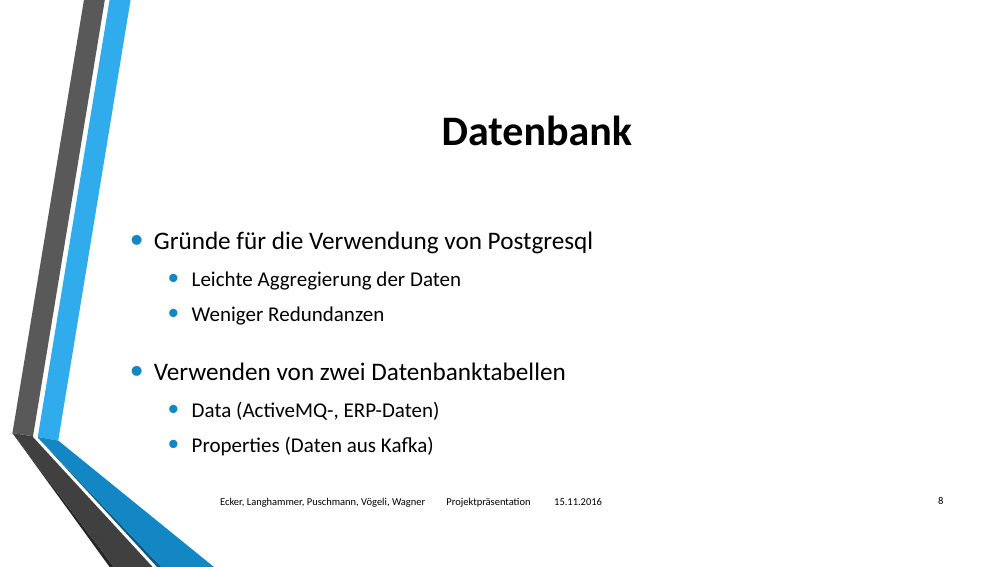
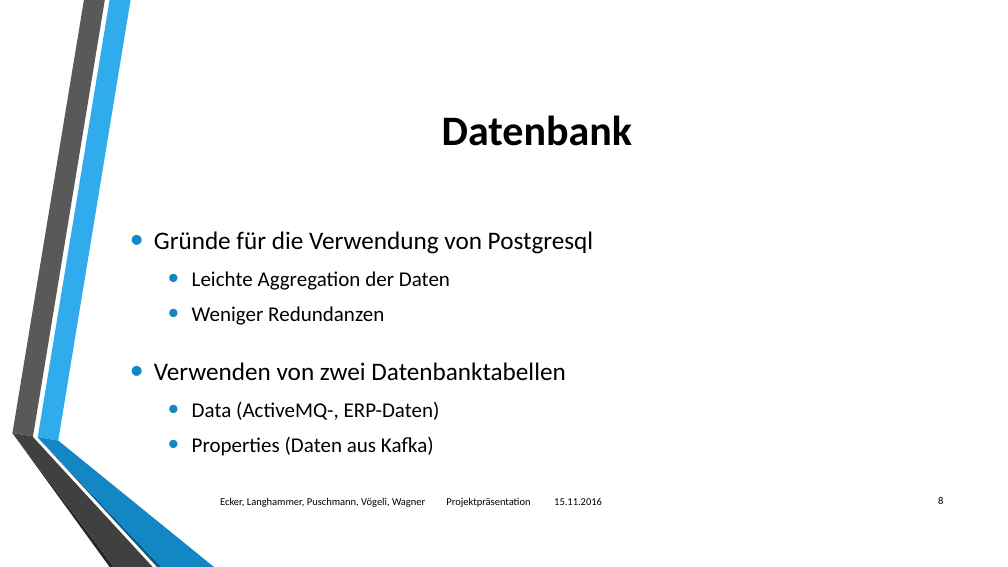
Before and after one commit to philipwagner1994/ProjectDHBW, a slide deck: slide 8 of Documentation/Projektpräsentationabschluss.pptx. Drawn at 1008x567 pixels with LibreOffice and Linux fonts; fonts in the diff are those of the drawing; background and template pictures are left out. Boxes give left, top, right and bottom in pixels: in the first picture for what was removed or moved away, otherwise in the second. Text is boxed around its words. In the diff, an @@ line names an element or a change of style, - is before the commit and + after.

```diff
--- a/Documentation/Projektpräsentationabschluss.pptx
+++ b/Documentation/Projektpräsentationabschluss.pptx
@@ text at <box>192,271,450,290</box>: text changed @@
-  • Leichte Aggregierung der Daten
+  • Leichte Aggregation der Daten
```
Also in this commit, not shown: 2 other slides changed, 1 other file.
